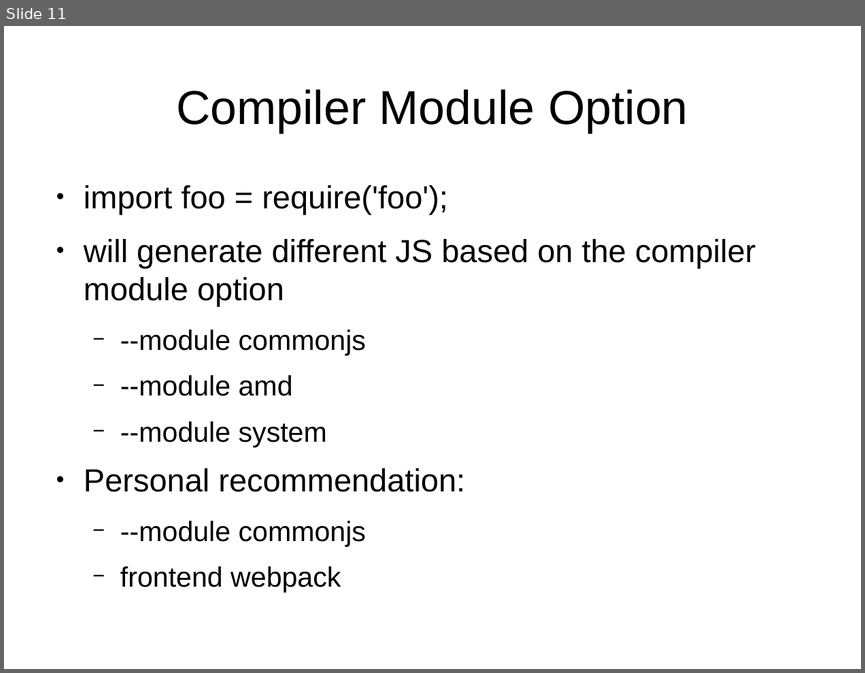
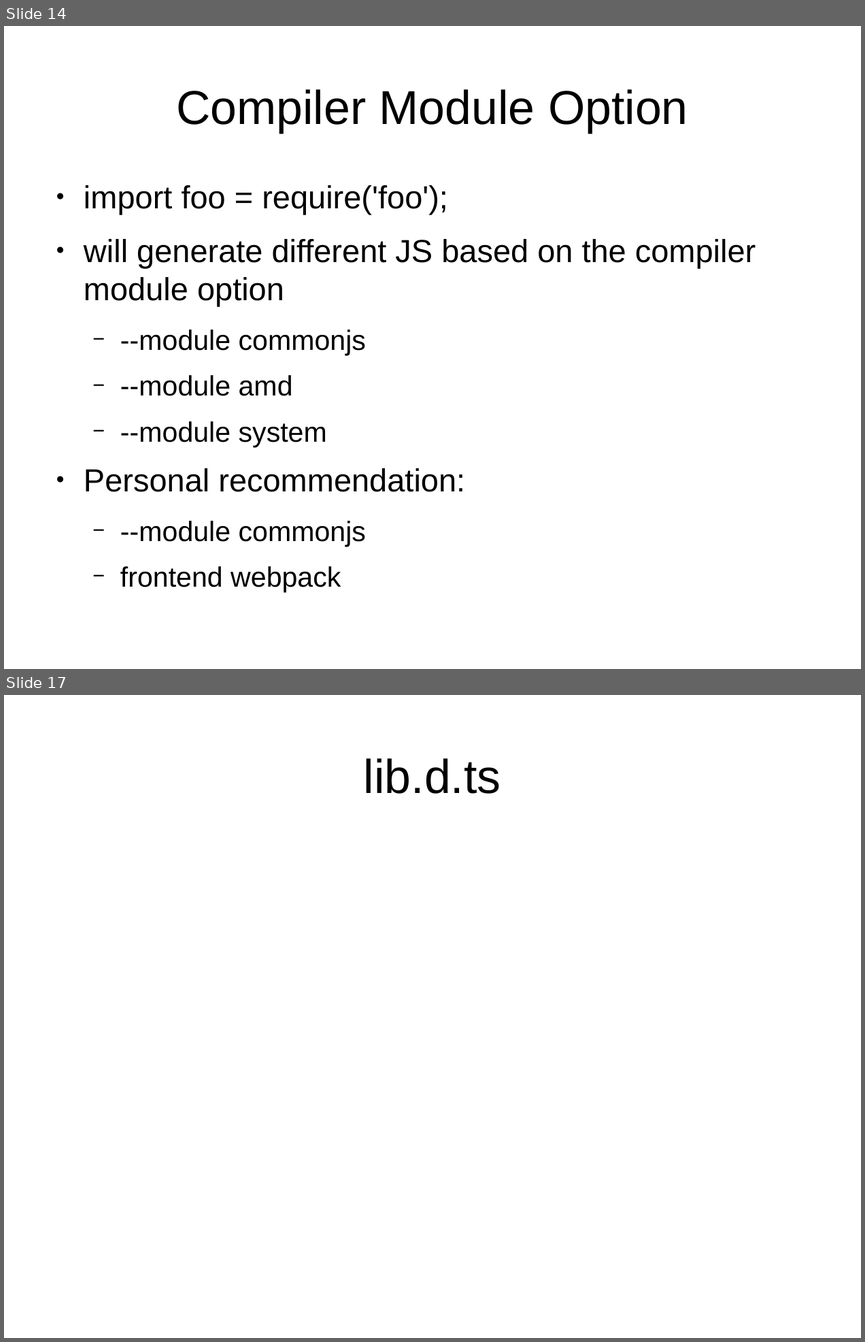
Before and after one commit to sallop/til, a slide deck: typescript.odp. Shown one above the other, each under a label of ours: slide 11 before the commit, slides 14 and 17 after it; the slides between them are not shown. The pictures are 865x673 and 865x1342 pixels, drawn with LibreOffice and Linux fonts; fonts in the diff are those of the drawing. Boxes give left, top, right and bottom in pixels: in the first picture for what was removed or moved away, otherwise in the second. Text is boxed around its words. In the diff, an @@ line names an element or a change of style, - is before the commit and + after.

```diff
--- a/typescript.odp
+++ b/typescript.odp
@@ slide 17 added at [4,695,861,1338], background #FFFFFF @@
@@ title added at [364,758,501,794], 44 pt, text #000000 @@
+lib.d.ts
@@ what was slide 11 is now slide 14 @@
```
Also in this commit, not shown: 1 slide changed, 6 other slides added.
